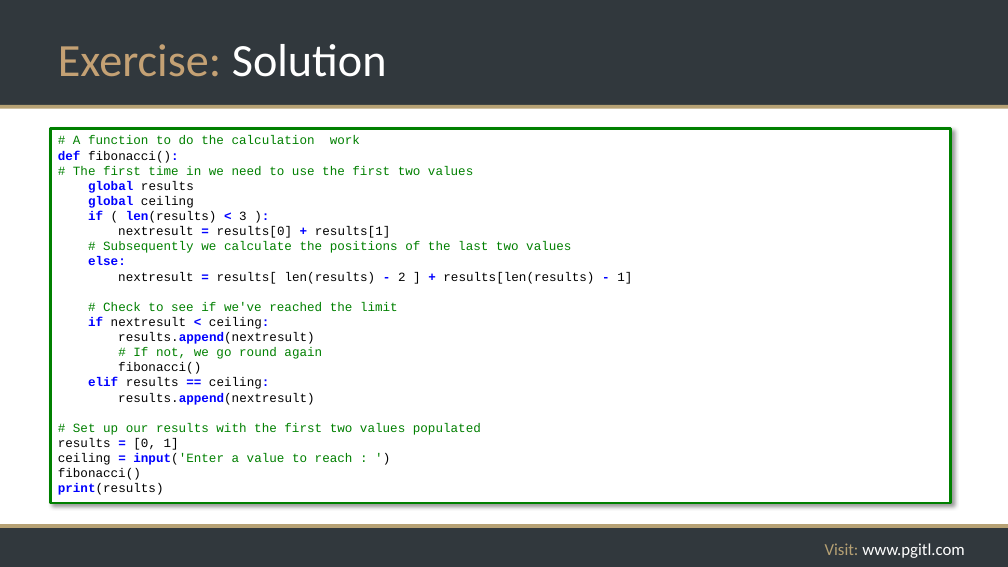
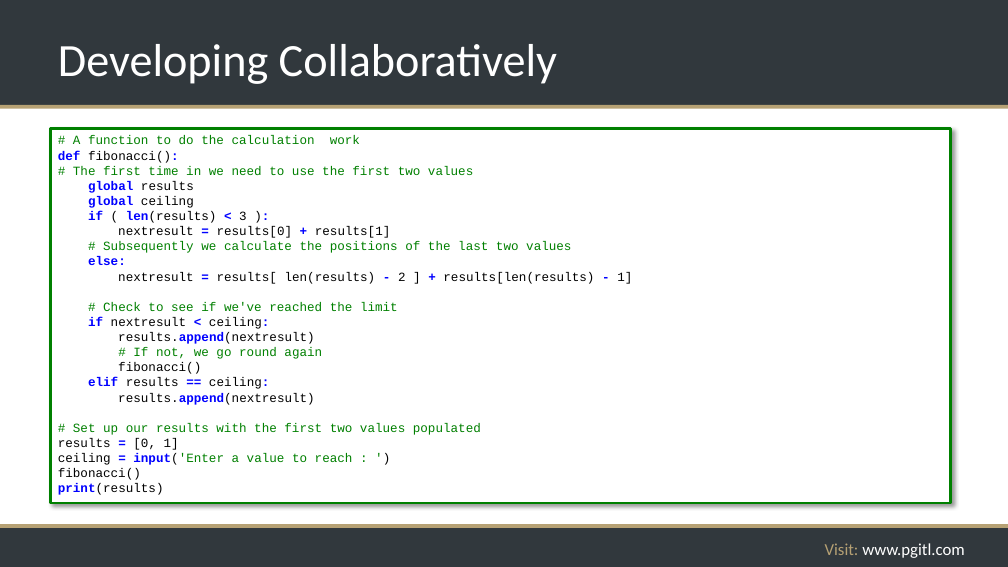
Before and after one commit to rikkouri/project-a, a slide deck: slide 224 of Programming Foundations.pptx. Drawn at 1008x567 pixels with LibreOffice and Linux fonts; fonts in the diff are those of the drawing; background and template pictures are left out. Boxes give left, top, right and bottom in pixels: in the first picture for what was removed or moved away, otherwise in the second. Text is boxed around its words. In the diff, an @@ line names an element or a change of style, - is before the commit and + after.

```diff
--- a/Programming Foundations.pptx
+++ b/Programming Foundations.pptx
@@ title at (x1=58, y1=44, x2=557, y2=84): text changed; text colour #C4A174 to #FFFFFF @@
-Exercise: Solution
+Developing Collaboratively
```
Also in this commit, not shown: 6 other slides changed, 18 slides removed.
